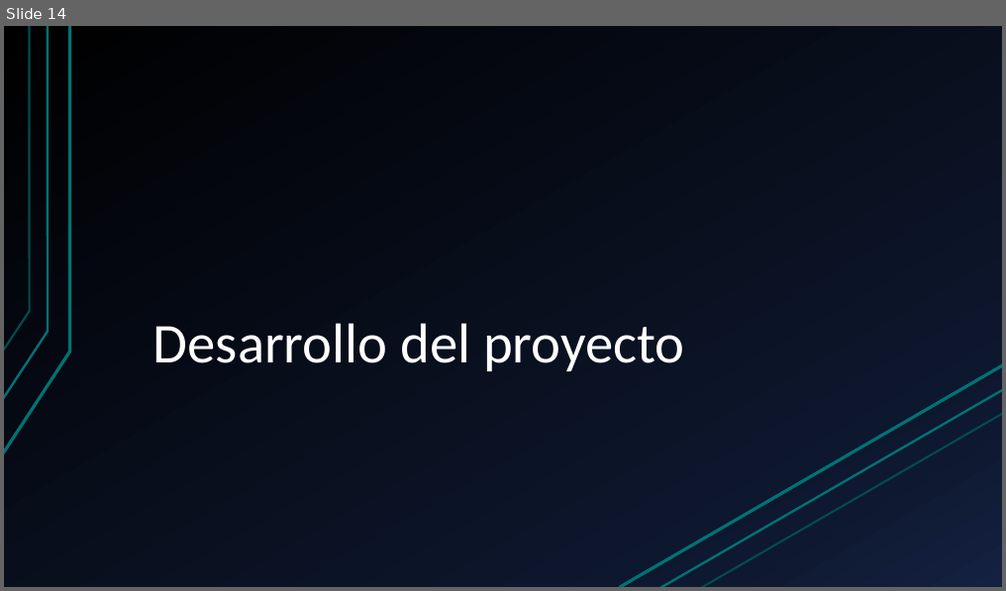
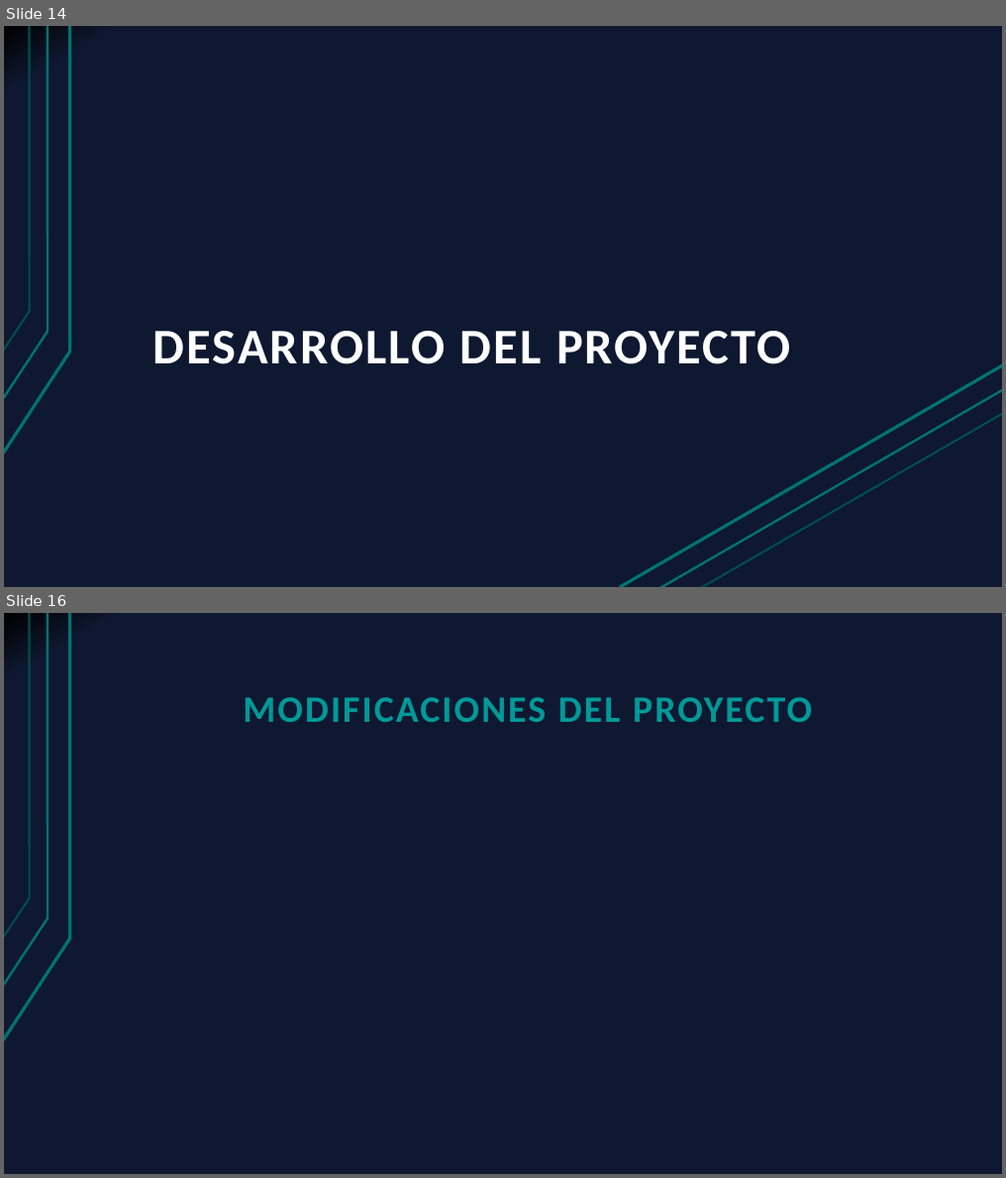
Before and after one commit to Cristoto/FederacionInformes, a slide deck: doc/Presentación/Generador de informes RFESS.pptx. Shown one above the other, each under a label of ours: slide 14 before the commit, slides 14 and 16 after it; the slides between them are not shown. The pictures are 1006x591 and 1006x1178 pixels, drawn with LibreOffice and Linux fonts; fonts in the diff are those of the drawing. Boxes give left, top, right and bottom in pixels: in the first picture for what was removed or moved away, otherwise in the second. Text is boxed around its words. In the diff, an @@ line names an element or a change of style, - is before the commit and + after.

```diff
--- a/doc/Presentación/Generador de informes RFESS.pptx
+++ b/doc/Presentación/Generador de informes RFESS.pptx
@@ slide 16 added at [4,613,1002,1174], background gradient #000000 to #0F1931; not listed: 3 template elements that a slide beside it also shows @@
@@ title added at [243,697,812,722], 36 pt, text #009999, bold @@
+MODIFICACIONES DEL PROYECTO
@@ slide 14 changed as well @@
@@ background gradient #000000 to #0F1931 to #142242 to gradient #000000 to #0F1931 @@
@@ title at [153,331,790,365]: text changed; size 54 to 48 pt; bold on @@
-Desarrollo del proyecto
+DESARROLLO DEL PROYECTO
```
Also in this commit, not shown: 13 other slides changed, 2 other slides added.
